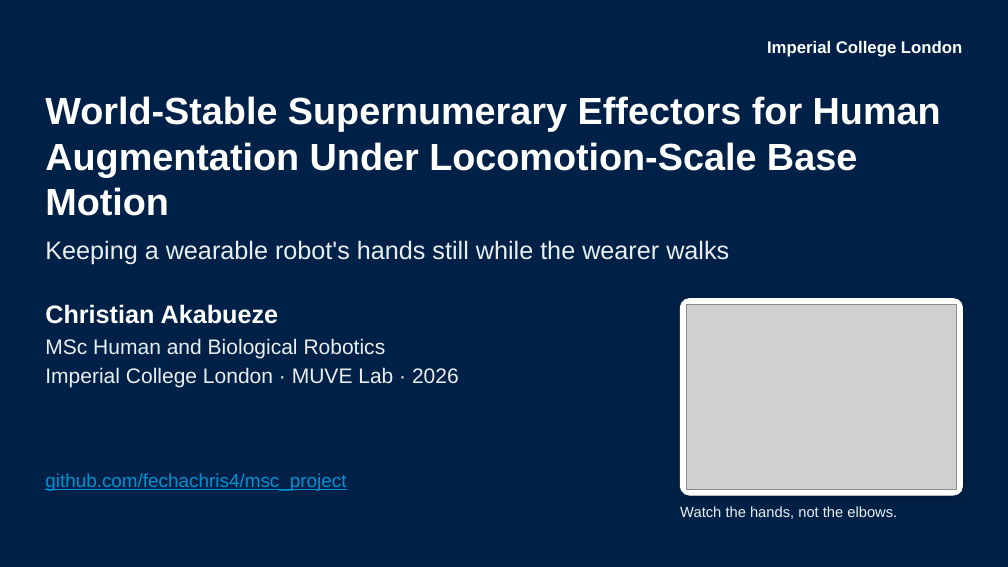
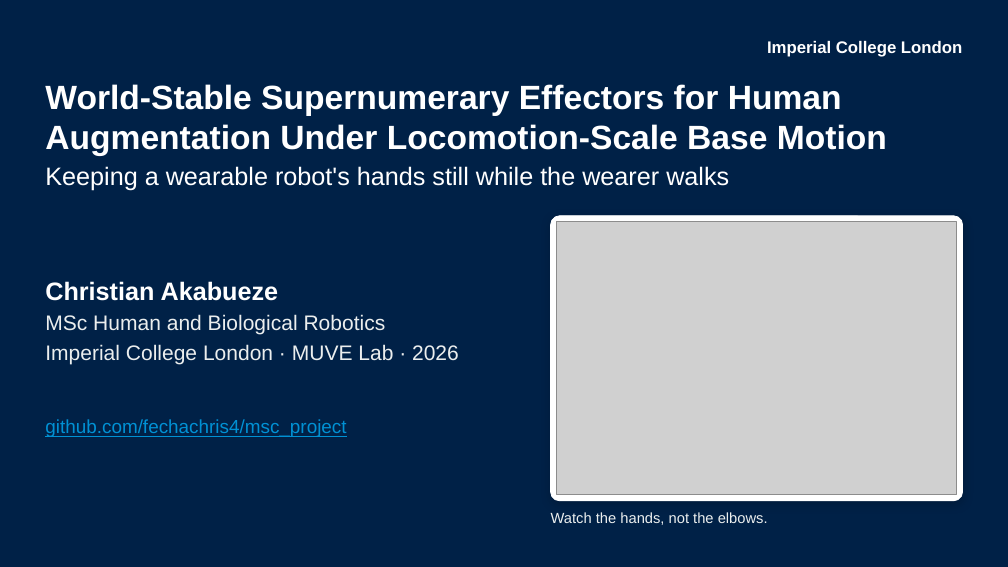
Before and after one commit to fechachris4/HumanSL_MAIN, a slide deck: slide 1 of presentation/World_Stable_Supernumerary_Effectors_Akabueze.pptx. Drawn at 1008x567 pixels with LibreOffice and Linux fonts; fonts in the diff are those of the drawing; grey boxes stand for pictures. Boxes give left, top, right and bottom in pixels: in the first picture for what was removed or moved away, otherwise in the second. Text is boxed around its words. In the diff, an @@ line names an element or a change of style, - is before the commit and + after.

```diff
--- a/presentation/World_Stable_Supernumerary_Effectors_Akabueze.pptx
+++ b/presentation/World_Stable_Supernumerary_Effectors_Akabueze.pptx
@@ title at [45,84,887,156]: text changed; size 36 to 32 pt @@
-World-Stable Supernumerary Effectors for Human Augmentation Under Locomotion-Scale Base Motion
+World-Stable Supernumerary Effectors for Human
+Augmentation Under Locomotion-Scale Base Motion
@@ text "Keeping a wearable robot's hands ...": place and size @@
-text "Keeping a wearable robot's hands ..." at [45,240,729,265]
+text "Keeping a wearable robot's hands ..." at [45,166,729,191]
@@ text "Keeping a wearable robot's hands ..." at [45,166,729,191]: text colour #EBEEEE to #FFFFFF @@
@@ rounded rectangle: place and size @@
-rounded rectangle at [681,299,963,495]
+rounded rectangle at [551,216,963,501]
@@ rounded rectangle at [551,216,963,501]: proportions changed @@
@@ picture: place and size @@
-picture at [687,305,957,489]
+picture at [557,222,957,495]
@@ text "Christian Akabueze": place and size @@
-text "Christian Akabueze" at [45,304,459,387]
+text "Christian Akabueze" at [45,281,459,364]
@@ text "github.com/fechachris4/msc_project": place and size @@
-text "github.com/fechachris4/msc_project" at [45,473,346,491]
+text "github.com/fechachris4/msc_project" at [45,419,346,437]
@@ text "Watch the hands, not the ...": place and size @@
-text "Watch the hands, not the ..." at [680,506,897,519]
+text "Watch the hands, not the ..." at [551,512,768,525]
```
Also in this commit, not shown: 9 other slides changed, 1 other file.
